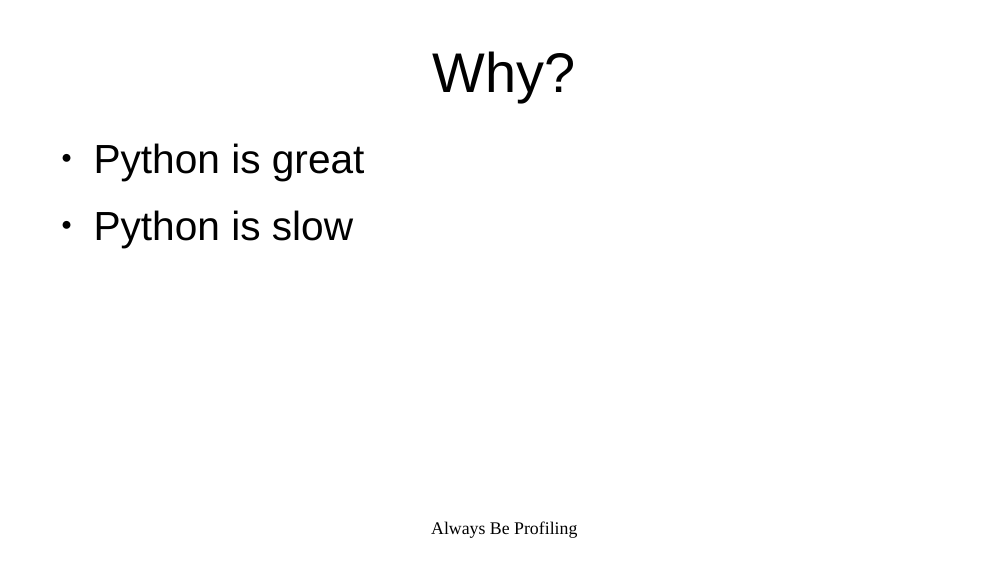
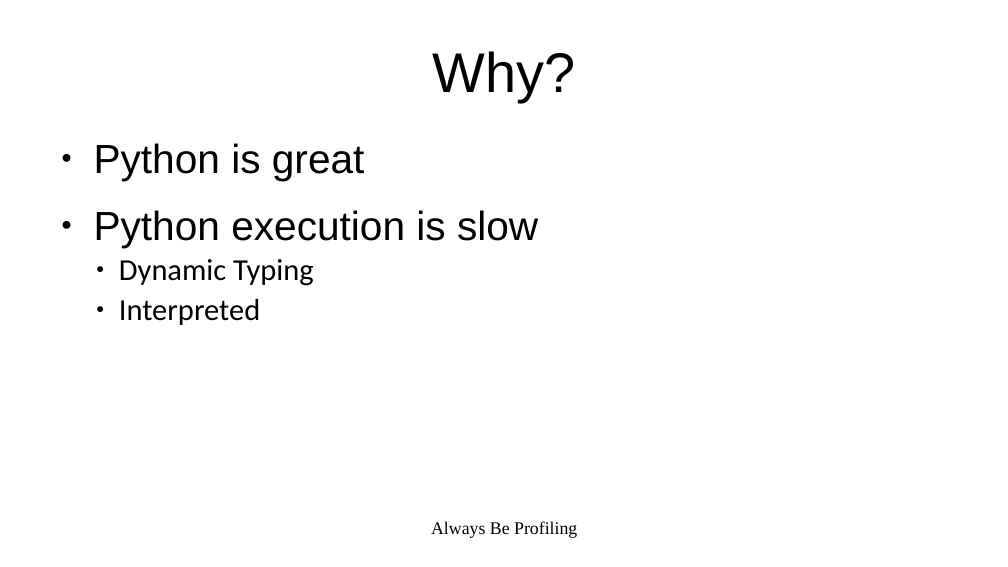
Before and after one commit to calvinloveland/performant-python, a slide deck: slide 3 of Docs/PerformantPython.odp. Drawn at 1008x567 pixels with LibreOffice and Linux fonts; fonts in the diff are those of the drawing. Boxes give left, top, right and bottom in pixels: in the first picture for what was removed or moved away, otherwise in the second. Text is boxed around its words. In the diff, an @@ line names an element or a change of style, - is before the commit and + after.

```diff
--- a/Docs/PerformantPython.odp
+++ b/Docs/PerformantPython.odp
@@ text at [94,210,538,325]: text changed; size 32 to 24 pt; font Arial to Calibri @@
-● Python is slow
+● Python execution is slow
+  ● Dynamic Typing
+  ● Interpreted
```
Also in this commit, not shown: 5 other slides changed, 5 slides added, 2 slides removed, 1 other file.
